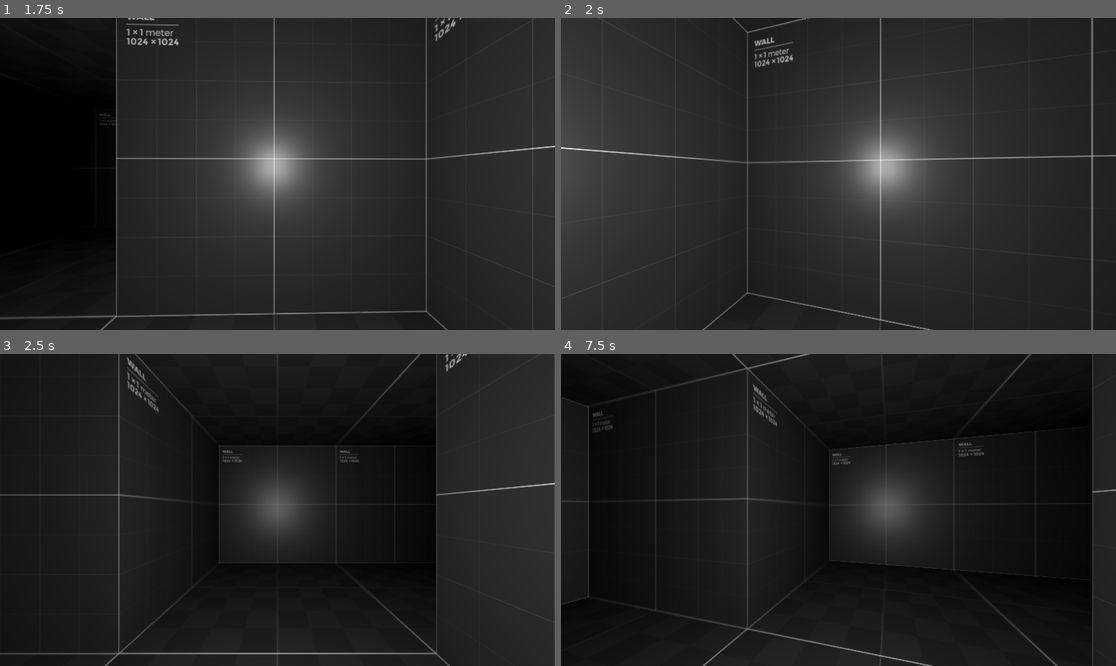
Above: before the commit, frames 1-4 (two rows, left to right).
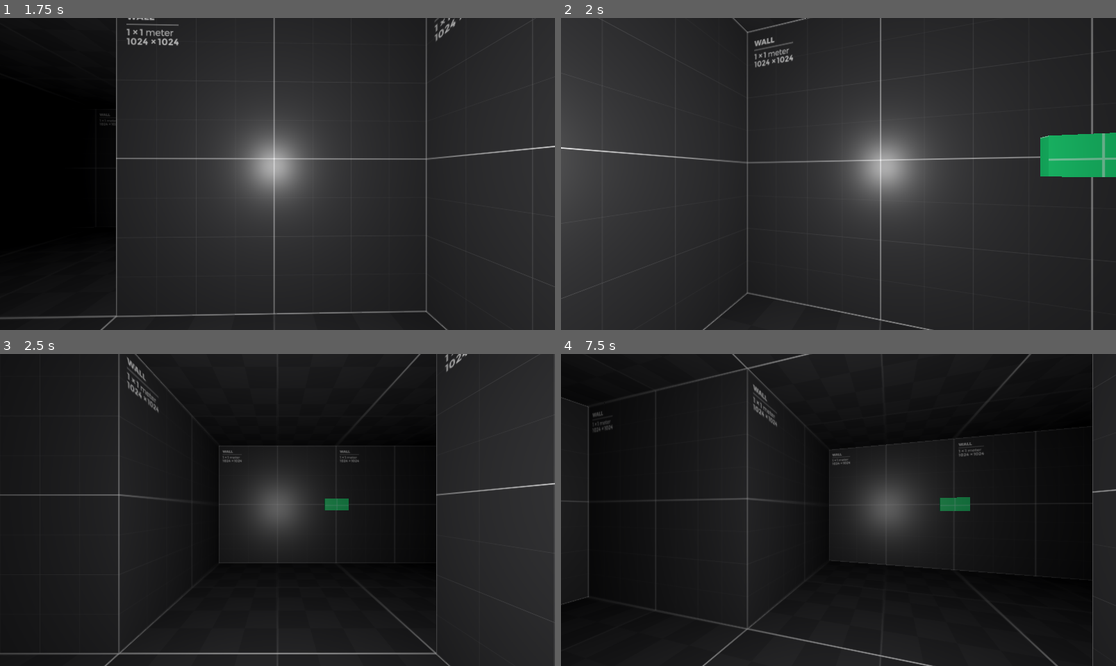
Above: after the commit, the same moments.

Repository: Aidturith/dungeon-crawler-jam-2023
Game: Godot game, scene res://world.tscn
The game is run twice, just before and just after one commit, with the same random seed, the same clock (stepped at 60 frames per second) and the same inputs.
Inputs (mouse positions are in pixels of both pictures, inside the frame that each line leads up to):
- Up to frame 1 (1.75 s): click "Start" at 0.5 s; tap Enter (ui_accept) at 1.25, 1.52 s; move the mouse to (399, 158) at 1.27 s; hold Right (ui_right) from 1.28 s (still down); click (399, 158) at 1.42 s
- Up to frame 2 (2 s): keep holding Right (ui_right)
- Up to frame 3 (2.5 s): move the mouse to (166, 525) at 2.02 s; release Right (ui_right) at 2.03 s; hold Down (ui_down) from 2.03 s (still down); click (166, 525) at 2.17 s; tap Enter (ui_accept) at 2.27 s
- Up to frame 4 (7.5 s): move the mouse to (894, 441) at 2.77 s; release Down (ui_down) at 2.78 s; hold Right (ui_right) 2.78-3.53 s; click (894, 441) at 2.92 s; move the mouse to (810, 572) at 3.52 s; hold Up (ui_up) 3.53-4.28 s; click (810, 572) at 3.67 s; tap Enter (ui_accept) at 3.77, 4.52, 5.27, 6.77 s; move the mouse to (1005, 556) at 4.27 s; hold Left (ui_left) 4.28-5.78 s; click (1005, 556) at 4.42 s; move the mouse to (672, 463) at 5.02 s; click (672, 463) at 5.17 s; move the mouse to (866, 510) at 5.77 s; hold Down (ui_down) 5.78-6.53 s; click (866, 510) at 5.92 s; move the mouse to (755, 432) at 6.52 s; hold Right (ui_right) 6.53-7.28 s; click (755, 432) at 6.67 s; move the mouse to (960, 494) at 7.27 s; hold Up (ui_up) from 7.28 s (still down); click (960, 494) at 7.42 s

Frame 1 is identical in both runs. In frame 2, 1.9% of the frame differs, in the area x 86-100%, y 36-52%; in frame 3, 0.2%; in frame 4, 0.2%.

Commit message:
Split door and button

Diff:
--- /dev/null
+++ b/button.tscn
@@ -0,0 +1,20 @@
+[gd_scene load_steps=4 format=3 uid="uid://b7gpkumod3ywp"]
+
+[ext_resource type="Script" path="res://source/button.gd" id="1_hoa23"]
+[ext_resource type="PackedScene" uid="uid://crxgqsm2remqb" path="res://assets/blender/sliding-door-button.glb" id="1_yntfw"]
+
+[sub_resource type="BoxShape3D" id="BoxShape3D_bd4ij"]
+size = Vector3(0.2, 0.2, 0.4)
+
+[node name="Button" type="Node3D"]
+script = ExtResource("1_hoa23")
+
+[node name="Model" parent="." instance=ExtResource("1_yntfw")]
+transform = Transform3D(1, 0, 0, 0, 1, 0, 0, 0, 1, 0, 1, 0)
+
+[node name="Area3D" type="Area3D" parent="Model"]
+
+[node name="CollisionShape3D" type="CollisionShape3D" parent="Model/Area3D"]
+shape = SubResource("BoxShape3D_bd4ij")
+
+[connection signal="input_event" from="Model/Area3D" to="." method="_on_area_3d_input_event"]
--- a/door.tscn
+++ b/door.tscn
@@ -1,8 +1,8 @@
-[gd_scene load_steps=10 format=3 uid="uid://bfgpmky1dquf"]
+[gd_scene load_steps=9 format=3 uid="uid://bfgpmky1dquf"]
 
 [ext_resource type="PackedScene" uid="uid://bepowhjf3u2bg" path="res://assets/blender/sliding-door.glb" id="1_7cvn6"]
 [ext_resource type="Script" path="res://source/door.gd" id="1_i43m0"]
-[ext_resource type="PackedScene" uid="uid://crxgqsm2remqb" path="res://assets/blender/sliding-door-button.glb" id="1_s2sym"]
+[ext_resource type="AudioStream" uid="uid://b1rvxs3y26805" path="res://assets/sounds/bbcrewind/bbc_barn-doors_07011094.mp3" id="2_o4x7r"]
 
 [sub_resource type="Animation" id="Animation_bw23t"]
 length = 0.001
@@ -21,6 +21,7 @@
 
 [sub_resource type="Animation" id="Animation_egkc4"]
 resource_name = "close"
+length = 2.0
 tracks/0/type = "value"
 tracks/0/imported = false
 tracks/0/enabled = true
@@ -33,9 +34,25 @@
 "update": 0,
 "values": [Vector3(0, 2, 0), Vector3(0, 0, 0)]
 }
+tracks/1/type = "audio"
+tracks/1/imported = false
+tracks/1/enabled = true
+tracks/1/path = NodePath("../AudioStreamPlayer3D")
+tracks/1/interp = 1
+tracks/1/loop_wrap = true
+tracks/1/keys = {
+"clips": [{
+"end_offset": 0.0,
+"start_offset": 0.0,
+"stream": ExtResource("2_o4x7r")
+}],
+"times": PackedFloat32Array(-0.8)
+}
+tracks/1/use_blend = true
 
 [sub_resource type="Animation" id="Animation_kj26n"]
 resource_name = "open"
+length = 2.0
 tracks/0/type = "value"
 tracks/0/imported = false
 tracks/0/enabled = true
@@ -48,6 +65,21 @@
 "update": 0,
 "values": [Vector3(0, 0, 0), Vector3(0, 2, 0)]
 }
+tracks/1/type = "audio"
+tracks/1/imported = false
+tracks/1/enabled = true
+tracks/1/path = NodePath("../AudioStreamPlayer3D")
+tracks/1/interp = 1
+tracks/1/loop_wrap = true
+tracks/1/keys = {
+"clips": [{
+"end_offset": 0.0,
+"start_offset": 0.0,
+"stream": ExtResource("2_o4x7r")
+}],
+"times": PackedFloat32Array(-0.7)
+}
+tracks/1/use_blend = true
 
 [sub_resource type="AnimationLibrary" id="AnimationLibrary_68oxq"]
 _data = {
@@ -59,33 +91,23 @@
 [sub_resource type="BoxShape3D" id="BoxShape3D_v4dro"]
 size = Vector3(0.3, 1, 1)
 
-[sub_resource type="BoxShape3D" id="BoxShape3D_qt5nr"]
-size = Vector3(0.2, 0.2, 0.4)
-
 [node name="Door" type="Node3D"]
 script = ExtResource("1_i43m0")
 
-[node name="sliding-door" parent="." instance=ExtResource("1_7cvn6")]
-
-[node name="AnimationPlayer" type="AnimationPlayer" parent="sliding-door"]
+[node name="AnimationPlayer" type="AnimationPlayer" parent="."]
+root_node = NodePath("../Model")
 libraries = {
 "": SubResource("AnimationLibrary_68oxq")
 }
 
-[node name="Area3D" type="Area3D" parent="sliding-door"]
+[node name="AudioStreamPlayer3D" type="AudioStreamPlayer3D" parent="."]
+
+[node name="Model" parent="." instance=ExtResource("1_7cvn6")]
+
+[node name="Area3D" type="Area3D" parent="Model"]
 transform = Transform3D(1, 0, 0, 0, 1, 0, 0, 0, 1, 0, 1, 0)
 collision_layer = 2
 collision_mask = 2
 
-[node name="CollisionShape3D" type="CollisionShape3D" parent="sliding-door/Area3D"]
+[node name="CollisionShape3D" type="CollisionShape3D" parent="Model/Area3D"]
 shape = SubResource("BoxShape3D_v4dro")
-
-[node name="sliding-door-button" parent="." instance=ExtResource("1_s2sym")]
-transform = Transform3D(1, 0, 0, 0, 1, 0, 0, 0, 1, 0, 1, -2)
-
-[node name="ButtonHitBox" type="Area3D" parent="sliding-door-button"]
-
-[node name="CollisionShape3D" type="CollisionShape3D" parent="sliding-door-button/ButtonHitBox"]
-shape = SubResource("BoxShape3D_qt5nr")
-
-[connection signal="input_event" from="sliding-door-button/ButtonHitBox" to="." method="_on_button_hit_box_input_event"]
--- /dev/null
+++ b/source/button.gd
@@ -0,0 +1,7 @@
+extends Node3D
+
+signal toggled
+
+func _on_area_3d_input_event(_camera:Node, event:InputEvent, _position:Vector3, _normal:Vector3, _shape_idx:int):
+	if event is InputEventMouseButton && event.is_pressed():
+		toggled.emit()
--- a/source/door.gd
+++ b/source/door.gd
@@ -1,30 +1,25 @@
 extends Node3D
+
+# TODO have many sources
+@export var source: Node3D
 
 var is_open = false
 
-# Called when the node enters the scene tree for the first time.
 func _ready():
-	pass # Replace with function body.
+	if source:
+		source.toggled.connect(_on_source_toggle)
 
-
-# Called every frame. 'delta' is the elapsed time since the previous frame.
-func _process(delta):
-	pass
-
-
-func _on_button_hit_box_input_event(_camera:Node, event:InputEvent,
-									_position:Vector3, _normal:Vector3, _shape_idx:int):
-	if event is InputEventMouseButton && event.is_pressed():
-		if is_open:
-			close()
-		else:
-			open()
-
+func _on_source_toggle():
+	if is_open:
+		close()
+	else:
+		open()
 
 func open():
-	$"sliding-door/AnimationPlayer".play("open")
+	# TODO randomize pitch sound
+	$AnimationPlayer.play("open")
 	self.is_open = true
 
 func close():
-	$"sliding-door/AnimationPlayer".play("close")
+	$AnimationPlayer.play("close")
 	self.is_open = false
--- a/world.tscn
+++ b/world.tscn
@@ -6,6 +6,7 @@
 [ext_resource type="PackedScene" uid="uid://bb7ruxcydrsk1" path="res://main_menu.tscn" id="4_l46bi"]
 [ext_resource type="PackedScene" uid="uid://bfgpmky1dquf" path="res://door.tscn" id="5_7eanm"]
 [ext_resource type="PackedScene" uid="uid://bdg8mleryibt1" path="res://assets/blender/barrel.glb" id="5_bax04"]
+[ext_resource type="PackedScene" uid="uid://b7gpkumod3ywp" path="res://button.tscn" id="6_cgd3a"]
 
 [sub_resource type="Environment" id="Environment_jtqp7"]
 background_mode = 1
@@ -76,8 +77,12 @@
 [node name="Barrel" parent="Objects" instance=ExtResource("5_bax04")]
 transform = Transform3D(1, 0, 0, 0, 1, 0, 0, 0, 1, 0.7, 0, -0.6)
 
-[node name="Door" parent="Objects" instance=ExtResource("5_7eanm")]
+[node name="Door" parent="Objects" node_paths=PackedStringArray("source") instance=ExtResource("5_7eanm")]
 transform = Transform3D(1.31134e-07, 0, -1, 0, 1, 0, 1, 0, 1.31134e-07, 4, 0, -5)
+source = NodePath("../Button")
+
+[node name="Button" parent="Objects" instance=ExtResource("6_cgd3a")]
+transform = Transform3D(-4.37114e-08, 0, -1, 0, 1, 0, 1, 0, -4.37114e-08, 1, 0, -5)
 
 [node name="MainMenu" parent="." instance=ExtResource("4_l46bi")]
 visible = false
Not shown, added: assets/sounds/bbcrewind/bbc_barn-doors_07011094.mp3.import
Not shown: 1 places in world.tscn that only renumber resources
Not shown, added: assets/sounds/bbcrewind/bbc_barn-doors_07011094.mp3
